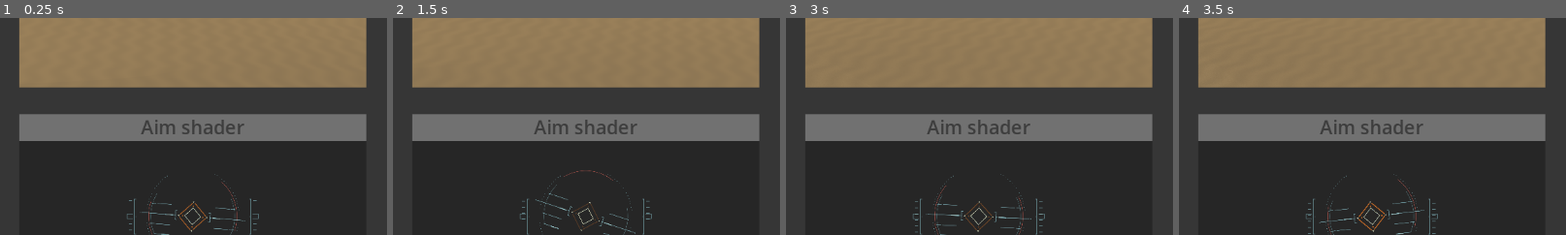
Above: before the commit, frames 1-4 (left to right).
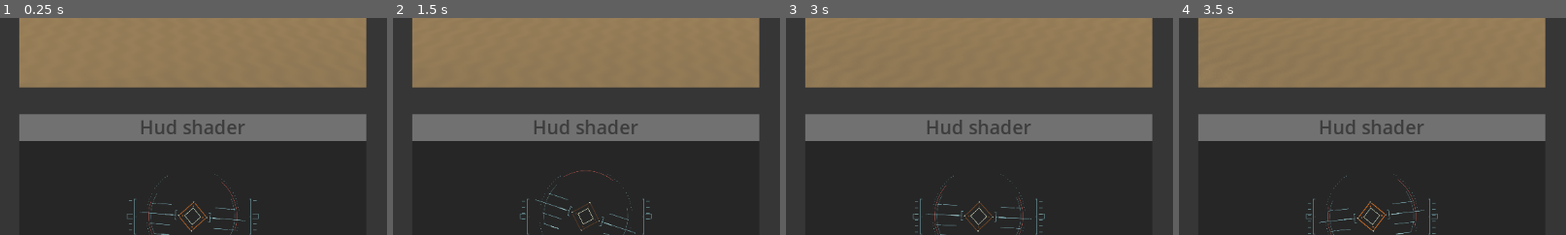
Above: after the commit, the same moments.

Repository: TechnoLukas/Godot4-ShaderMerge
Game: Godot game, scene res://main.tscn
The game is run twice, just before and just after one commit, with the same random seed, the same clock (stepped at 60 frames per second) and the same inputs.
Inputs (mouse positions are % of the whole screen's width and height, from its top left):
- Up to frame 1 (0.25 s): no input
- Up to frame 2 (1.5 s): click (26, 27) at 0.52 s; click (98, 3) at 1.25 s
- Up to frame 3 (3 s): click (26, 27) at 2.02 s; click (98, 3) at 2.75 s
- Up to frame 4 (3.5 s): no input
The pictures show only the part of the screen within x 1-51%, y 31-81%; the shares and areas given below are measured in that part.

The runs differ from the first frame. In frame 1, 0.4% of the frame differs, in the area x 36-64%, y 46-54%; in frame 2, 0.4%; in frame 3, 0.4%; in frame 4, 0.4%.

Commit message:
renamed shader

Diff:
--- a/main.tscn
+++ b/main.tscn
@@ -162,7 +162,7 @@
 grow_vertical = 2
 theme_override_colors/font_color = Color(0.141176, 0.141176, 0.141176, 1)
 theme_override_font_sizes/font_size = 28
-text = "Aim shader"
+text = "Hud shader"
 horizontal_alignment = 1
 vertical_alignment = 1
 
